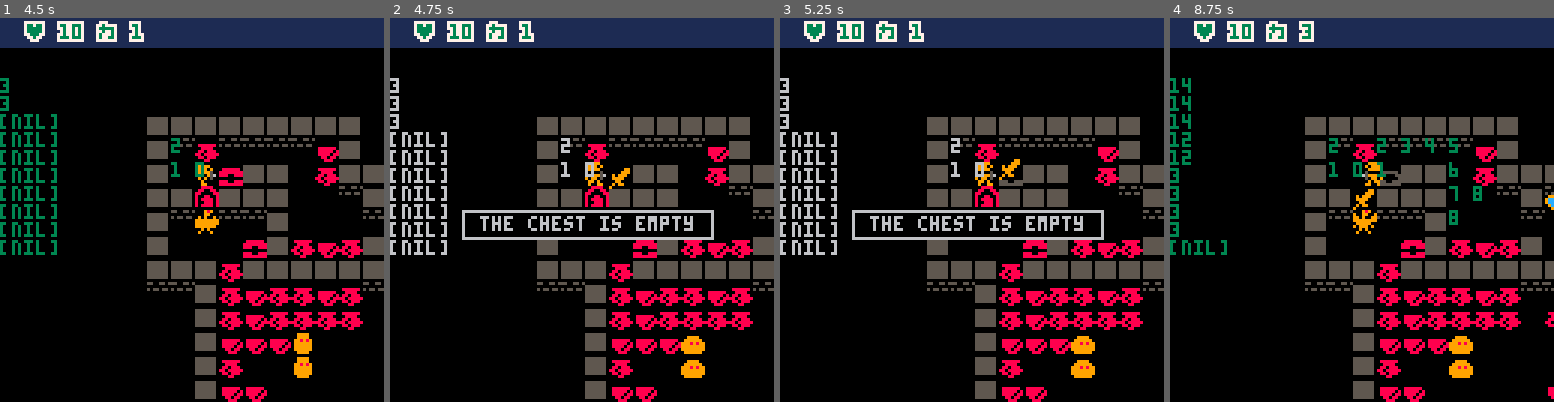
Above: before the commit, frames 1-4 (left to right).
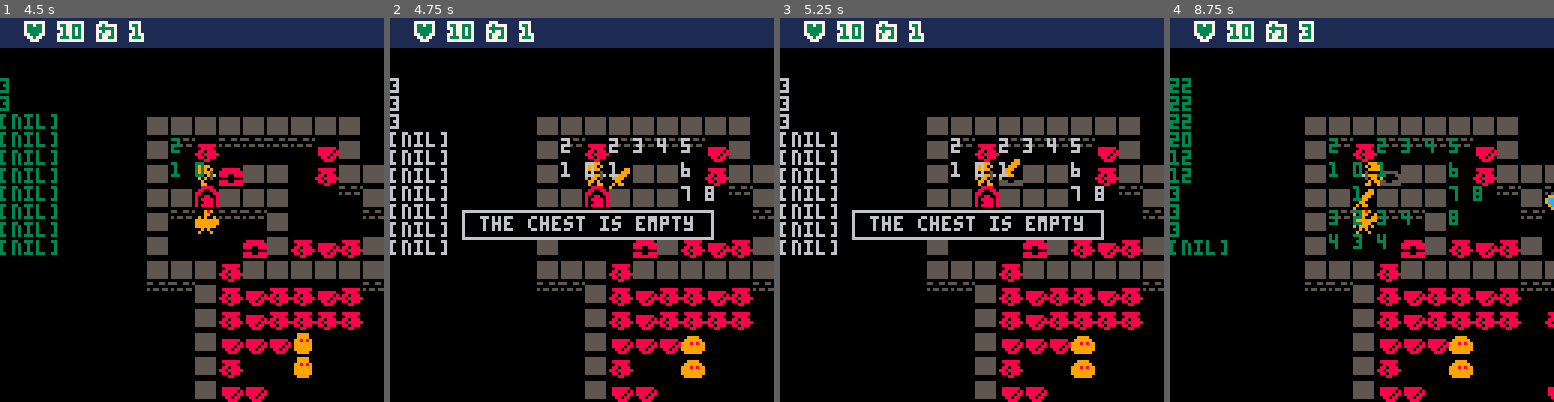
Above: after the commit, the same moments.

Repository: chebastian/picoabyss
Game: PICO-8 cartridge rouge.p8
The game is run twice, just before and just after one commit, with the same random seed, the same clock (stepped at 60 frames per second) and the same inputs.
Inputs:
- Up to frame 1 (4.5 s): tap X (X key) at 0.33, 1.07, 1.85, 2.97, 4.08 s; tap O (Z key) at 0.7, 1.7, 2.1, 2.5, 2.9, 3.3, 3.7, 4.1 s; hold Right 1.6-2.1 s; hold Up 2.15-2.42 s; hold Right 2.47-3.03 s; hold Left 3.08-3.58 s; hold Down 3.63-3.97 s; hold Right from 4.02 s (still down)
- Up to frame 2 (4.75 s): tap O (Z key) at 4.5 s; release Right at 4.68 s; hold Up from 4.73 s (still down)
- Up to frame 3 (5.25 s): tap O (Z key) at 4.9 s; release Up at 5.03 s; hold Left from 5.08 s (still down); tap X (X key) at 5.2 s
- Up to frame 4 (8.75 s): tap O (Z key) every 0.4 s from 5.3 to 8.5 s; release Left at 5.68 s; hold Down 5.73-6.03 s; hold Right 6.08-6.58 s; tap X (X key) at 6.32, 7.43, 8.55 s; hold Right 6.63-7.13 s; hold Up 7.18-7.45 s; hold Right 7.5-8.07 s; hold Left 8.12-8.62 s; hold Down from 8.67 s (still down)

Frame 1 is identical in both runs. In frame 2, 0.5% of the frame differs, in the area x 57-85%, y 31-48%; in frame 3, 0.5%; in frame 4, 0.9%, in the area x 0-63%, y 15-61%.

Commit message:
dont walk onto tiles which contains other entities, ignore player

Diff:
--- a/rouge.p8
+++ b/rouge.p8
@@ -207,12 +207,7 @@
  end
 
  push_upd(upd_ease)
- local ent_idx = {}
- for en in all(_ents) do
---  if i.id != p_id then
-	  ent_idx[ptoi(en.pos)] = true
---  end
- end
+
  _srch_tiles =
    flood_fill(
    _plyr.pos,
@@ -220,7 +215,7 @@
     {po=p(_plyr.pos.x,
      _plyr.pos.y),dst=0}
     },
-    ent_idx)
+    {})
  dbg(#_srch_tiles)
 end
 
@@ -458,7 +453,7 @@
  e.d = nil
 end
 
-function wlk_in_d(enta,entb)
+function wlk_in_d(enta)
  local mini,mind = 0,999
  for i=1,#dirs do
   local nx = enta.pos.x+dirs[i].x
@@ -493,6 +488,15 @@
  local mini,mind = -1,999
  local curpt = ptoi(ent.pos)
  local curd = lookup[curpt]
+
+ local ocp = {}
+ for e in all(_ents) do
+ 	if is_player(e) == false then
+ 		ocp[ptoi(e.pos)] = true
+ 	end
+ end
+
+
  if curd then
   mind = curd
  end
@@ -502,7 +506,7 @@
 
   local ndist = 999
   local ptile = lookup[ptoi(p(nx,ny))]
-  if ptile then
+  if ptile and ocp[ptoi(p(nx,ny))] == nil then
    ndist = ptile
   end
 
